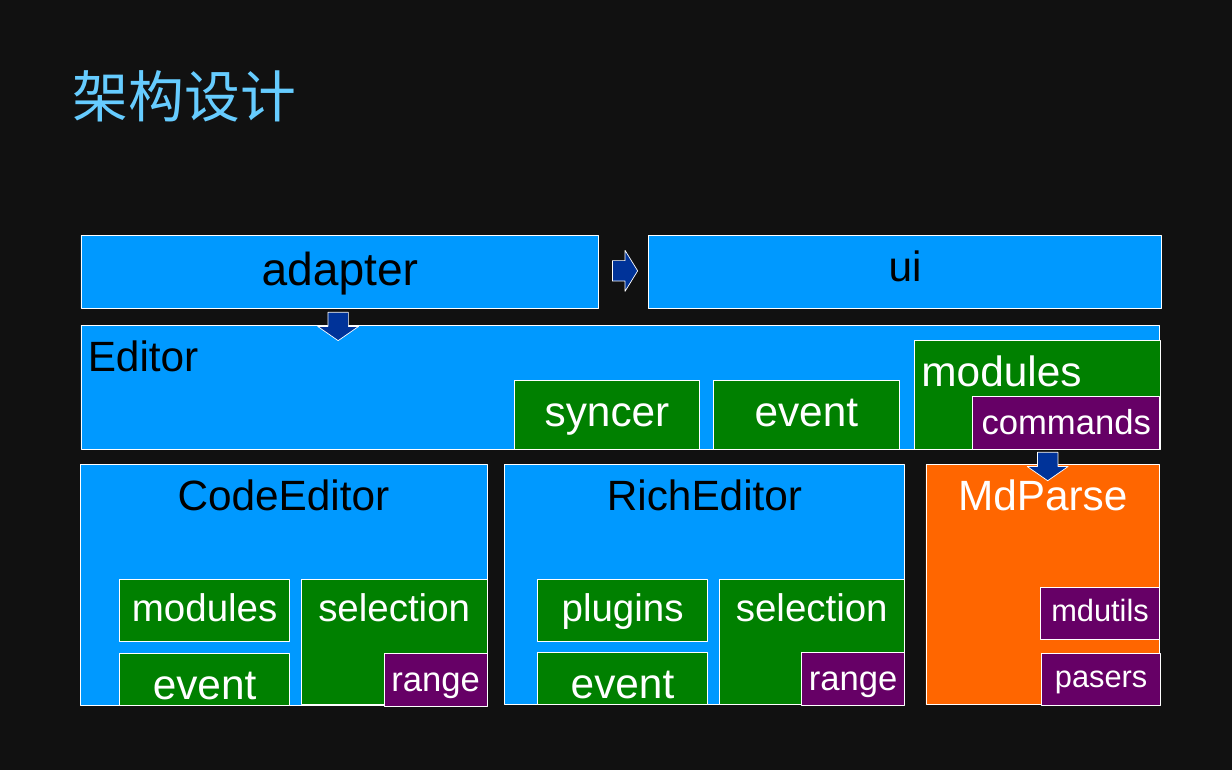
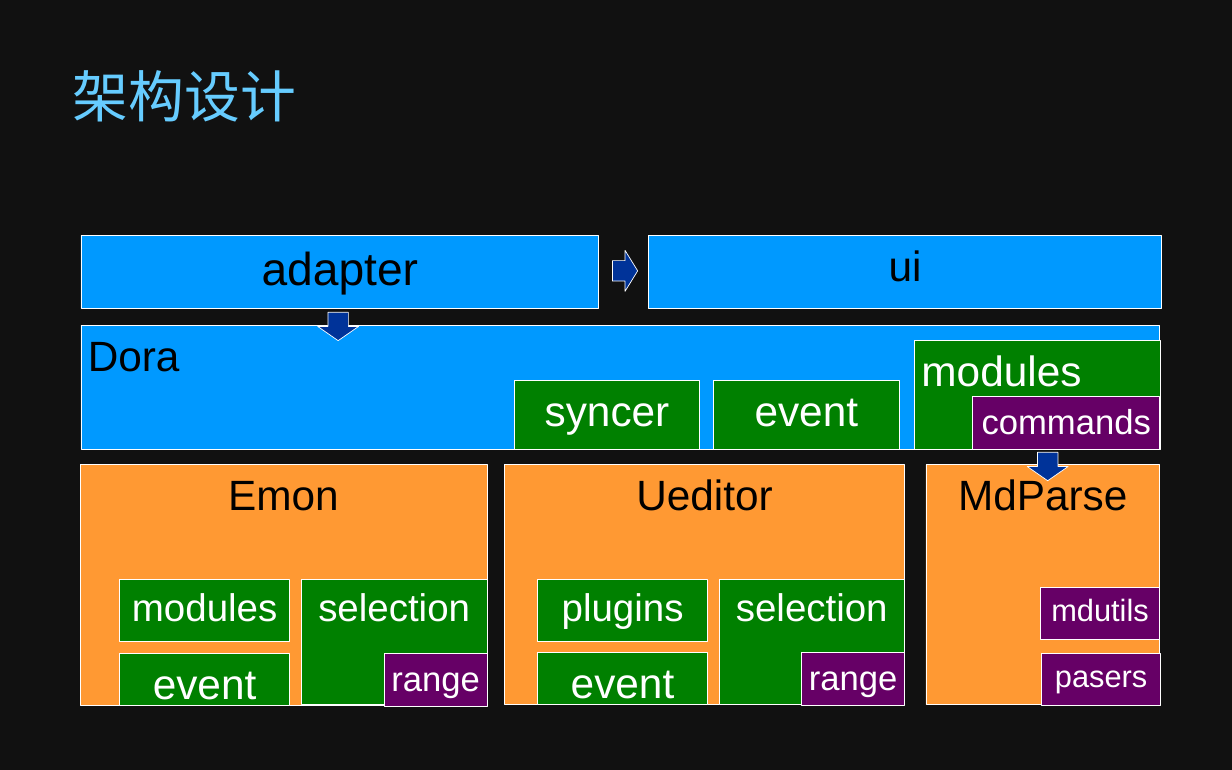
Before and after one commit to fex-team/dora, a slide deck: slide 10 of doc/feature_review.ppt. Drawn at 1232x770 pixels with LibreOffice and Linux fonts; fonts in the diff are those of the drawing; background and template pictures are left out. Boxes give left, top, right and bottom in pixels: in the first picture for what was removed or moved away, otherwise in the second. Text is boxed around its words. In the diff, an @@ line names an element or a change of style, - is before the commit and + after.

```diff
--- a/doc/feature_review.ppt
+++ b/doc/feature_review.ppt
@@ text in rectangle at box(88, 342, 180, 372): text changed @@
-Editor
+Dora
@@ rectangle "Emon" at box(80, 465, 487, 705): fill #0099FF to #FF9933 @@
@@ rectangle "Ueditor" at box(504, 464, 904, 705): fill #0099FF to #FF9933 @@
@@ text in rectangle at box(636, 479, 772, 511): text changed @@
-RichEditor
+Ueditor
@@ rectangle "MdParse" at box(926, 464, 1159, 705): text colour #FFFFFF to #000000; fill #FF6600 to #FF9933 @@
@@ text in rectangle at box(228, 481, 339, 511): text changed @@
-CodeEditor
+Emon
```
Also in this commit, not shown: 33 other files.
